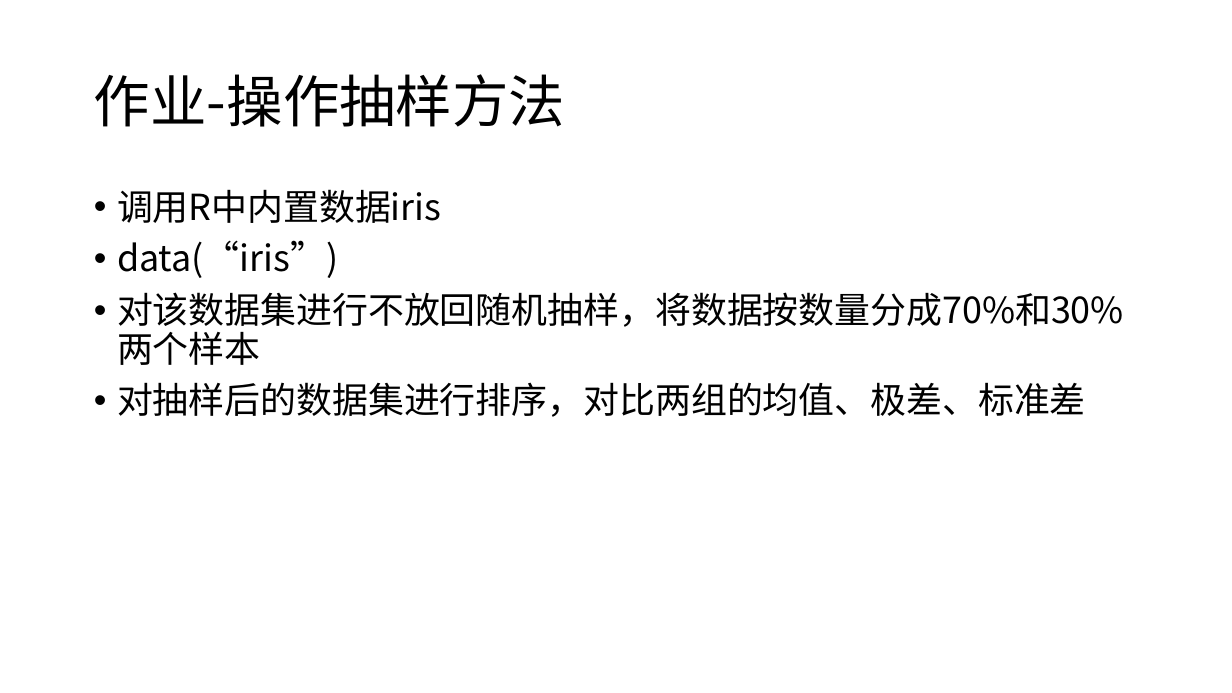
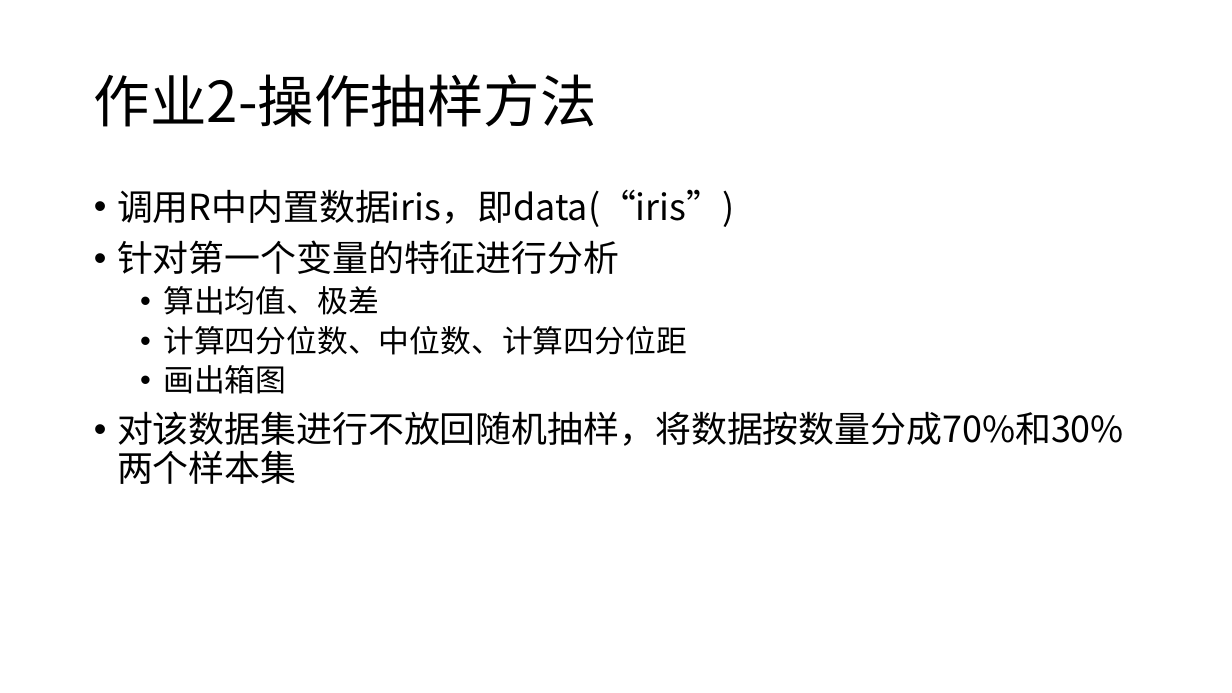
Before and after one commit to exoplanetX/DataAnalytics, a slide deck: slide 3 of 作业3-探索分析.pptx. Drawn at 1232x693 pixels with LibreOffice and Linux fonts; fonts in the diff are those of the drawing. Boxes give left, top, right and bottom in pixels: in the first picture for what was removed or moved away, otherwise in the second. Text is boxed around its words. In the diff, an @@ line names an element or a change of style, - is before the commit and + after.

```diff
--- a/作业3-探索分析.pptx
+++ b/作业3-探索分析.pptx
@@ title at bbox=[94, 74, 597, 127]: text changed @@
-作业-操作抽样方法
+作业2-操作抽样方法
@@ text at bbox=[117, 189, 1124, 484]: text changed @@
-• 调用R中内置数据iris
-• data(“iris”)
-• 对该数据集进行不放回随机抽样，将数据按数量分成70%和30%两个样本
-• 对抽样后的数据集进行排序，对比两组的均值、极差、标准差
+• 调用R中内置数据iris，即data(“iris”)
+• 针对第一个变量的特征进行分析
+  • 算出均值、极差
+  • 计算四分位数、中位数、计算四分位距
+  • 画出箱图
+• 对该数据集进行不放回随机抽样，将数据按数量分成70%和30%两个样本集
```
Also in this commit, not shown: 2 other slides changed, 1 slide removed, 4 other files.
